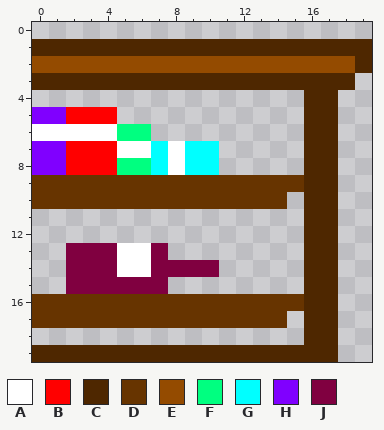
Two versions of one pixel-art sprite, img/world3/bookcase_right.png. Above is the file before it was changed.
The file is 100x100 pixels, drawn in blocks of 5x5; one block is one cell here.
Palette (. is transparent): A #ffffff  B #ff0000  C #4e2700  D #673400  E #944b00  F #00ff80  G #00ffff  H #8000ff  J #800040
Pixels before, first column x 0:
 1 CCCCCCCCCCCCCCCCCCCC
 2 EEEEEEEEEEEEEEEEEEEC
 3 CCCCCCCCCCCCCCCCCCC.
 4 ................CC..
 5 HHBBB...........CC..
 6 AAAAAFF.........CC..
 7 HHBBBAAGAGG.....CC..
 8 HHBBBFFGAGG.....CC..
 9 DDDDDDDDDDDDDDDDCC..
10 DDDDDDDDDDDDDDD.CC..
11 ................CC..
12 ................CC..
13 ..JJJAAJ........CC..
14 ..JJJAAJJJJ.....CC..
15 ..JJJJJJ........CC..
16 DDDDDDDDDDDDDDDDCC..
17 DDDDDDDDDDDDDDD.CC..
18 ................CC..
19 CCCCCCCCCCCCCCCCCC..
The same view after the edit:
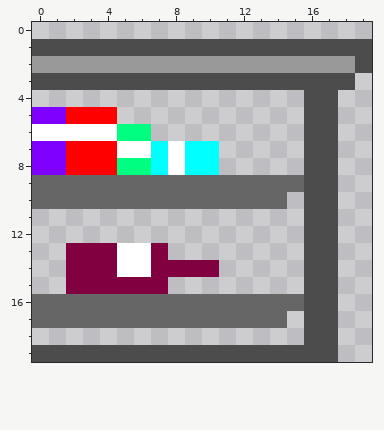
Diff:
colour C: #4e2700 -> #4c4c4c
colour D: #673400 -> #666666
colour E: #944b00 -> #999999
Where, in picture pixels (left, top, right, bottom), the same in both pictures:
changed: (32, 39, 372, 362)
